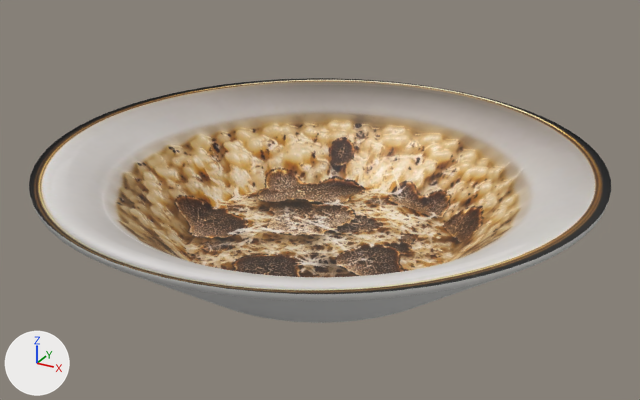
Before and after pictures for a commit that changed the glTF model public/demo/risoto-trufa.glb.
Before and after are seen from a camera (50 mm lens) standing at (0.187, -0.34, 0.197) and looking at (0.0, 0.001, 0.027). Every picture has the same lights, and +X, +Y and +Z are marked at lower left. The older version comes first. Where no turn or scale is listed for an object, it has been applied to the vertices. Vertices at exactly the same position are counted once.

The older version as bpy lines, for what is in view:
```python
mat_material_0 = principled_material('Material_0')
mat_material_0.texture = img_image_0
mat_material_0.roughness = 0.55
me_mesh_0 = bpy.data.meshes.new('Mesh_0')
me_mesh_0.from_pydata(...)  # 1973 vertices, 3888 faces; spans x -0.13..0.13, y -0.13..0.13, z 0.0..0.05
# faces by material slot: [3384, 504]
me_mesh_0.materials.append(mat_material_0)  # picture img_image_0
me_mesh_0.materials.append(mat_material_1)  # white #faf9f6
ob_dish = bpy.data.objects.new('dish', me_mesh_0)
ob_dish.location = (0.0, 0.0, 0.0)
```
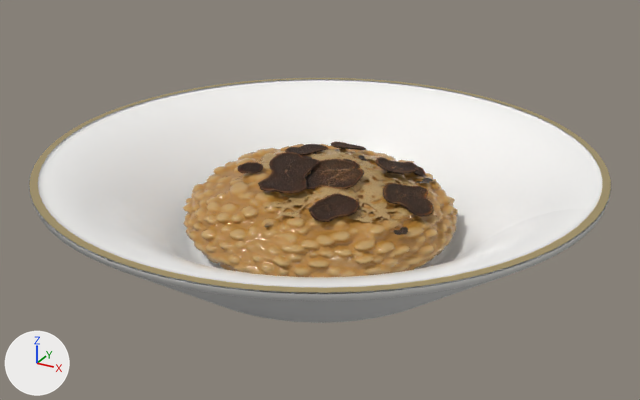
Location of each change, [x1, y1, x2, y2] in pixels of the pictures (640 x 400 px):
'dish', surface changed, reshaped (lighter)
    both: [29, 78, 611, 323]
'tripo_node_e21b7d01-95ec-4730-816f-9a9247a85b2f', added (brown)
    after: [183, 141, 458, 277]
part 1 of me_mesh_0, added
    after: [29, 78, 611, 293]

Edits to the bpy script that builds the scene:
```text
Add img_normalgl_e21b7d01_95ec_4730_816f_9a9247a85b2f:
    img_normalgl_e21b7d01_95ec_4730_816f_9a9247a85b2f = load_image('NormalGL_e21b7d01-95ec-4730-816f-9a9247a85b2f', '_unpacked/NormalGL_e21b7d01-95ec-4730-816f-9a9247a85b2f', 1024, 1024, 'Non-Color')
Add img_color_e21b7d01_95ec_4730_816f_9a9247a85b2f:
    img_color_e21b7d01_95ec_4730_816f_9a9247a85b2f = load_image('Color_e21b7d01-95ec-4730-816f-9a9247a85b2f', '_unpacked/Color_e21b7d01-95ec-4730-816f-9a9247a85b2f', 1024, 1024, 'sRGB')
Add img_orm_e21b7d01_95ec_4730_816f_9a9247a85b2f:
    img_orm_e21b7d01_95ec_4730_816f_9a9247a85b2f = load_image('ORM_e21b7d01-95ec-4730-816f-9a9247a85b2f', '_unpacked/ORM_e21b7d01-95ec-4730-816f-9a9247a85b2f', 1024, 1024, 'Non-Color')
Change mat_material_0:
    remove mat_material_0.texture = img_image_0
    add mat_material_0.base_color = (0.97, 0.96, 0.94)  # white #fcfaf8
    mat_material_0.roughness: 0.55 -> 0.22
Add mat_material_2:
    mat_material_2 = principled_material('Material_2')
    mat_material_2.base_color = (0.83, 0.66, 0.33)  # beige #ebd49b
    mat_material_2.metallic = 1.0
    mat_material_2.roughness = 0.3
Add mat_tripo_material_e21b7d01_95ec_4730_816f_9a9247a85b2f:
    mat_tripo_material_e21b7d01_95ec_4730_816f_9a9247a85b2f = bpy.data.materials.new('tripo_material_e21b7d01-95ec-4730-816f-9a9247a85b2f')
    # uses the picture img_color_e21b7d01_95ec_4730_816f_9a9247a85b2f
    # uses the picture img_normalgl_e21b7d01_95ec_4730_816f_9a9247a85b2f
    # uses the picture img_orm_e21b7d01_95ec_4730_816f_9a9247a85b2f
Change me_mesh_0:
    used by ob_dish; location = (0.0, 0.0, 0.0)
    remove me_mesh_0.from_pydata(...)  # 1973 vertices, 3888 faces; spans x -0.13..0.13, y -0.13..0.13, z 0.0..0.05
    add me_mesh_0.from_pydata(...)  # 2119 vertices, 4032 faces; spans x -0.13..0.13, y -0.13..0.13, z 0.0..0.051
    me_mesh_0 part 1: a new loose piece of 146 vertices spanning x -0.13..0.13, y -0.13..0.13, z 0.051, in mat_material_2 (beige #ebd49b)
    add me_mesh_0.materials.append(mat_material_2)  # beige #ebd49b
Add me_tripo_mesh_e21b7d01_95ec_4730_816f_9a9247a85b2f:
    me_tripo_mesh_e21b7d01_95ec_4730_816f_9a9247a85b2f.from_pydata(...)  # 19806 vertices, 39993 faces; spans x -0.065..0.065, y -0.065..0.065, z -0.021..0.021
    me_tripo_mesh_e21b7d01_95ec_4730_816f_9a9247a85b2f.materials.append(mat_tripo_material_e21b7d01_95ec_4730_816f_9a9247a85b2f)
Add ob_tripo_node_e21b7d01_95ec_4730_816f_9a9247a85b2f:
    ob_tripo_node_e21b7d01_95ec_4730_816f_9a9247a85b2f = bpy.data.objects.new('tripo_node_e21b7d01-95ec-4730-816f-9a9247a85b2f', me_tripo_mesh_e21b7d01_95ec_4730_816f_9a9247a85b2f)
    ob_tripo_node_e21b7d01_95ec_4730_816f_9a9247a85b2f.location = (0.0, 0.0, 0.029)
```
